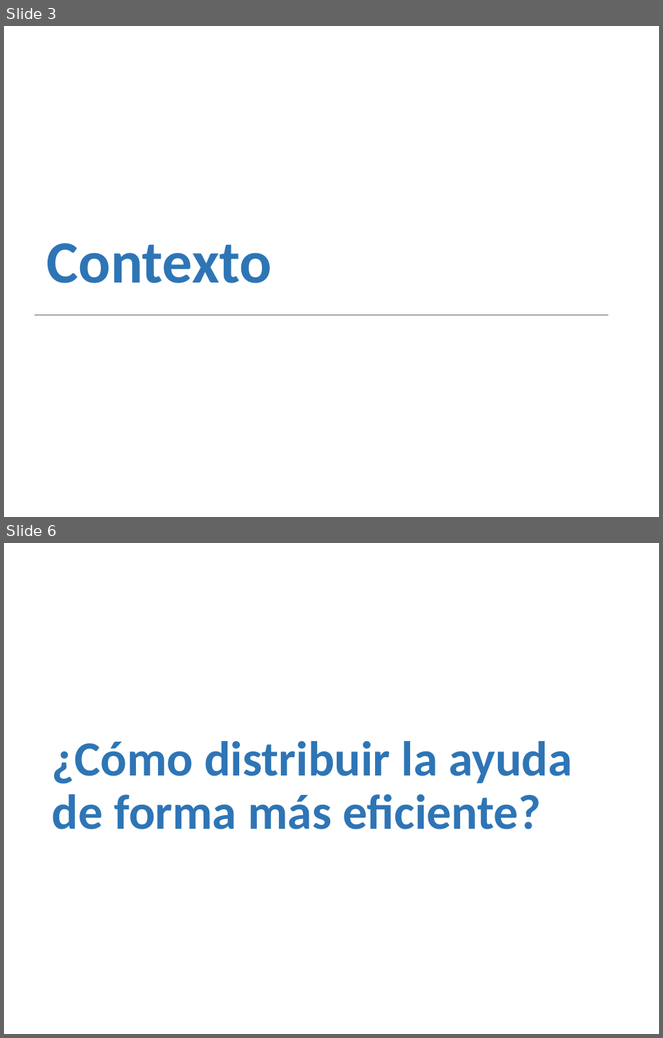
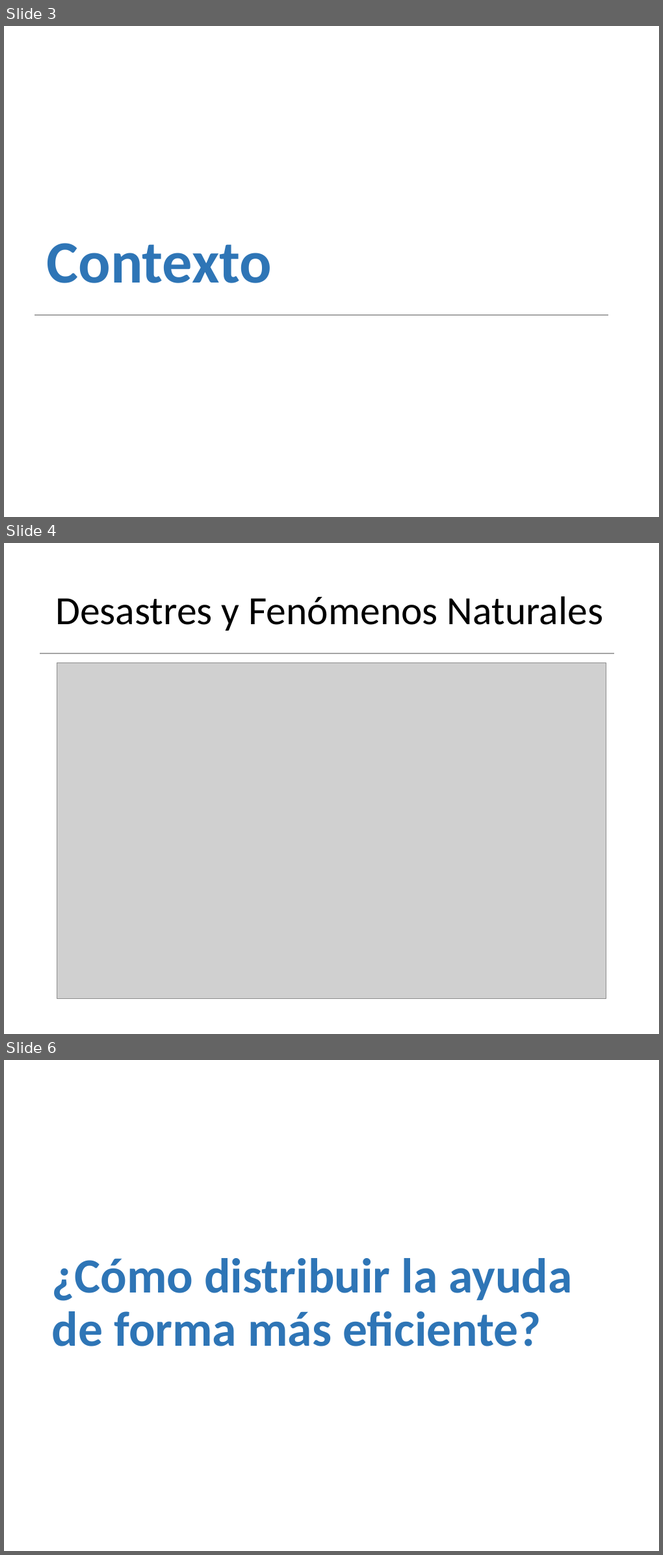
Before and after one commit to Robert-Aduviri/optimizacion-heladas-friaje, a slide deck: documentos/Presentación - Semana 2.pptx. Shown one above the other, each under a label of ours: slides 3 and 6 before the commit, slides 3, 4 and 6 after it; the slides between them are not shown. The pictures are 663x1038 and 663x1555 pixels, drawn with LibreOffice and Linux fonts; fonts in the diff are those of the drawing; grey boxes stand for pictures. Boxes give left, top, right and bottom in pixels: in the first picture for what was removed or moved away, otherwise in the second. Text is boxed around its words. In the diff, an @@ line names an element or a change of style, - is before the commit and + after.

```diff
--- a/documentos/Presentación - Semana 2.pptx
+++ b/documentos/Presentación - Semana 2.pptx
@@ slide 4 added at box(4, 543, 659, 1034), background #FFFFFF @@
@@ title added at box(55, 596, 603, 631), 44 pt, text #000000 @@
+Desastres y Fenómenos Naturales
@@ line added from (40, 653) to (614, 653), #A5A5A5 1.5 pt @@
@@ picture added at box(57, 663, 607, 999) @@
```
Also in this commit, not shown: 2 slides changed, 1 other slide added, 1 slide removed, 2 other files.
